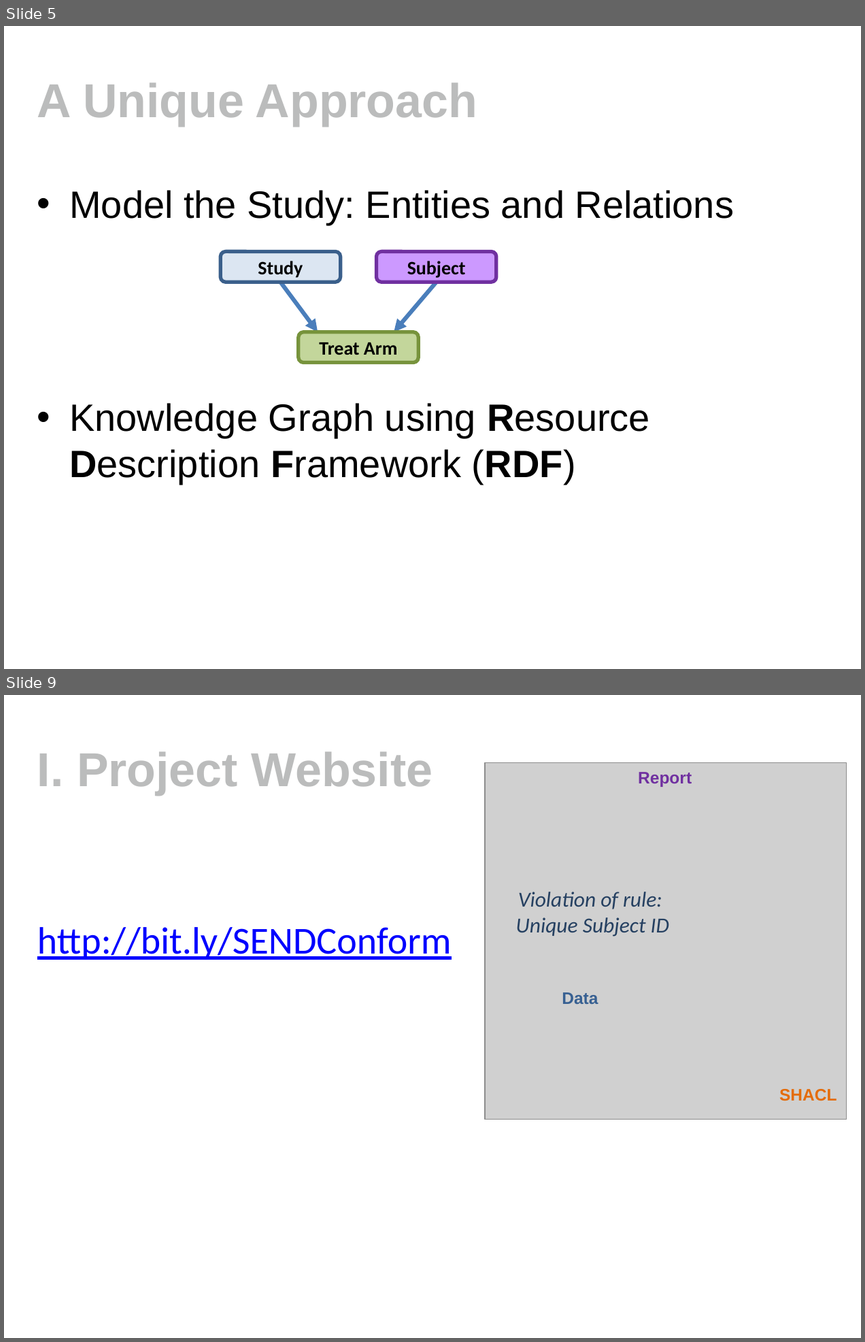
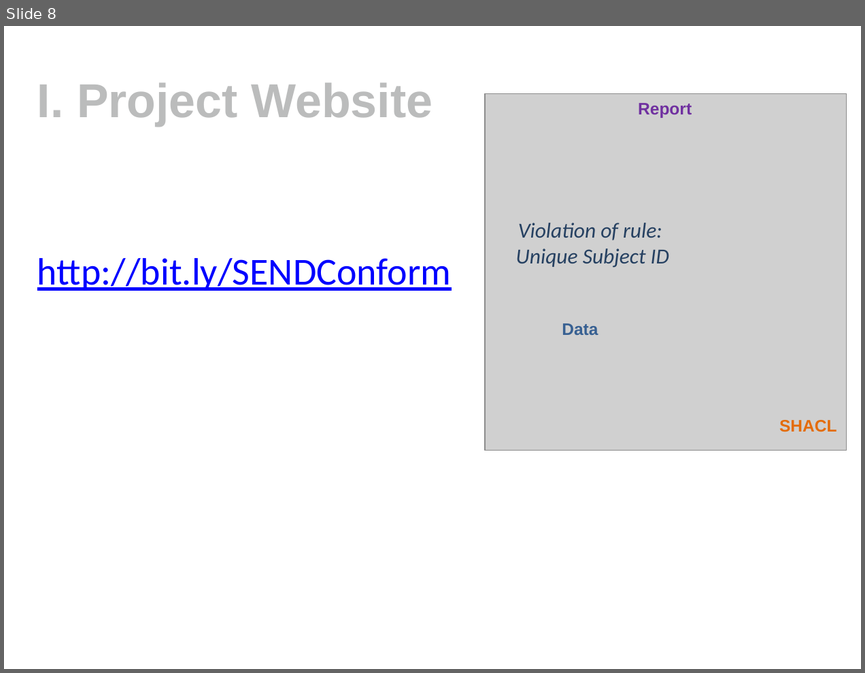
Before and after one commit to phuse-org/SENDConform, a slide deck: doc/Meetings/StudyDataValidation-PHUSEWebinarWed-2020-03-25.pptx. Shown one above the other, each under a label of ours: slides 5 and 9 before the commit, slide 8 after it; the slides between them are not shown. The pictures are 865x1342 and 865x673 pixels, drawn with LibreOffice and Linux fonts; fonts in the diff are those of the drawing; grey boxes stand for pictures; background and template pictures are left out. Boxes give left, top, right and bottom in pixels: in the first picture for what was removed or moved away, otherwise in the second. Text is boxed around its words. In the diff, an @@ line names an element or a change of style, - is before the commit and + after.

```diff
--- a/doc/Meetings/StudyDataValidation-PHUSEWebinarWed-2020-03-25.pptx
+++ b/doc/Meetings/StudyDataValidation-PHUSEWebinarWed-2020-03-25.pptx
@@ slide 5 removed at (4, 26, 861, 669), background picture (left out) @@
@@ title removed at (37, 82, 477, 126) @@
-A Unique Approach
@@ text removed at (69, 190, 734, 225) @@
-• Model the Study: Entities and Relations
@@ group removed at (221, 251, 496, 363): 3 rounded rectangles, 2 arrows @@
-Study
-Treat Arm
-Subject
@@ text removed at (69, 403, 650, 484) @@
-• Knowledge Graph using Resource Description Framework (RDF)
@@ what was slide 9 is now slide 8 @@
```
Also in this commit, not shown: 9 slides changed, 1 other file.
